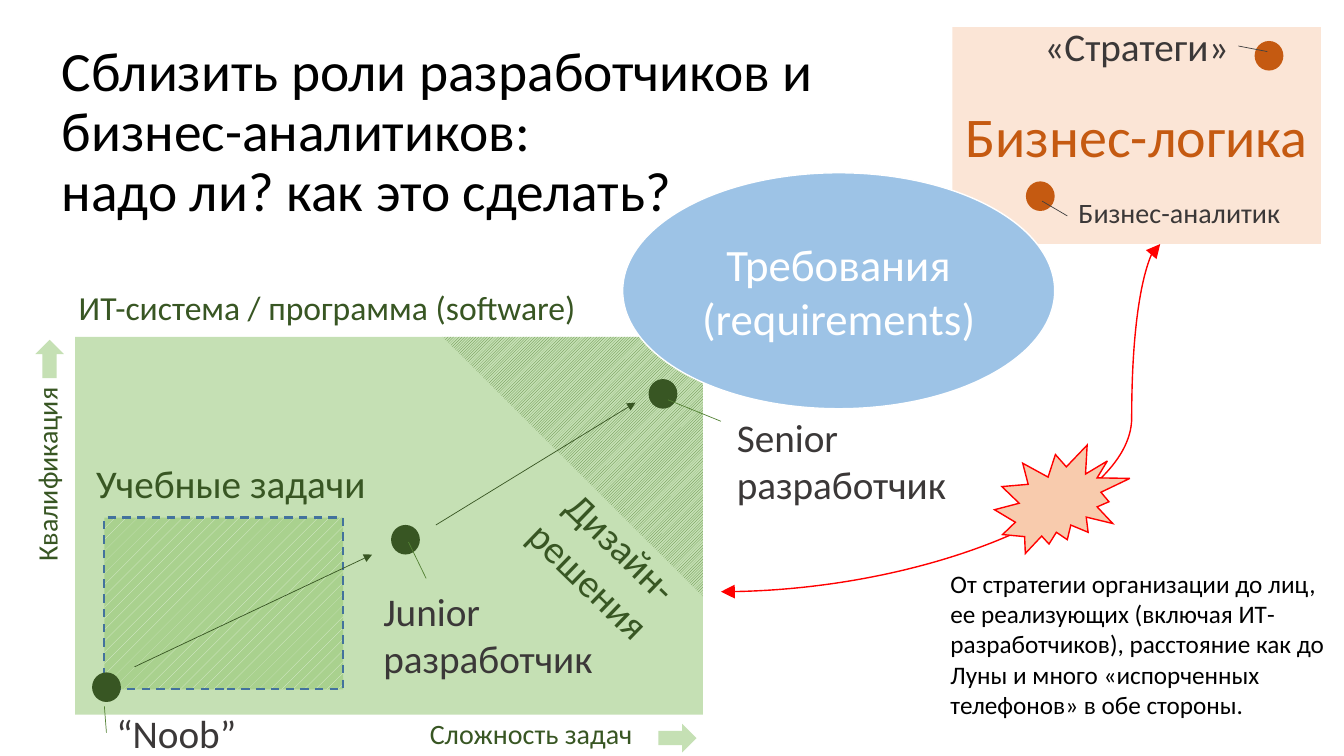
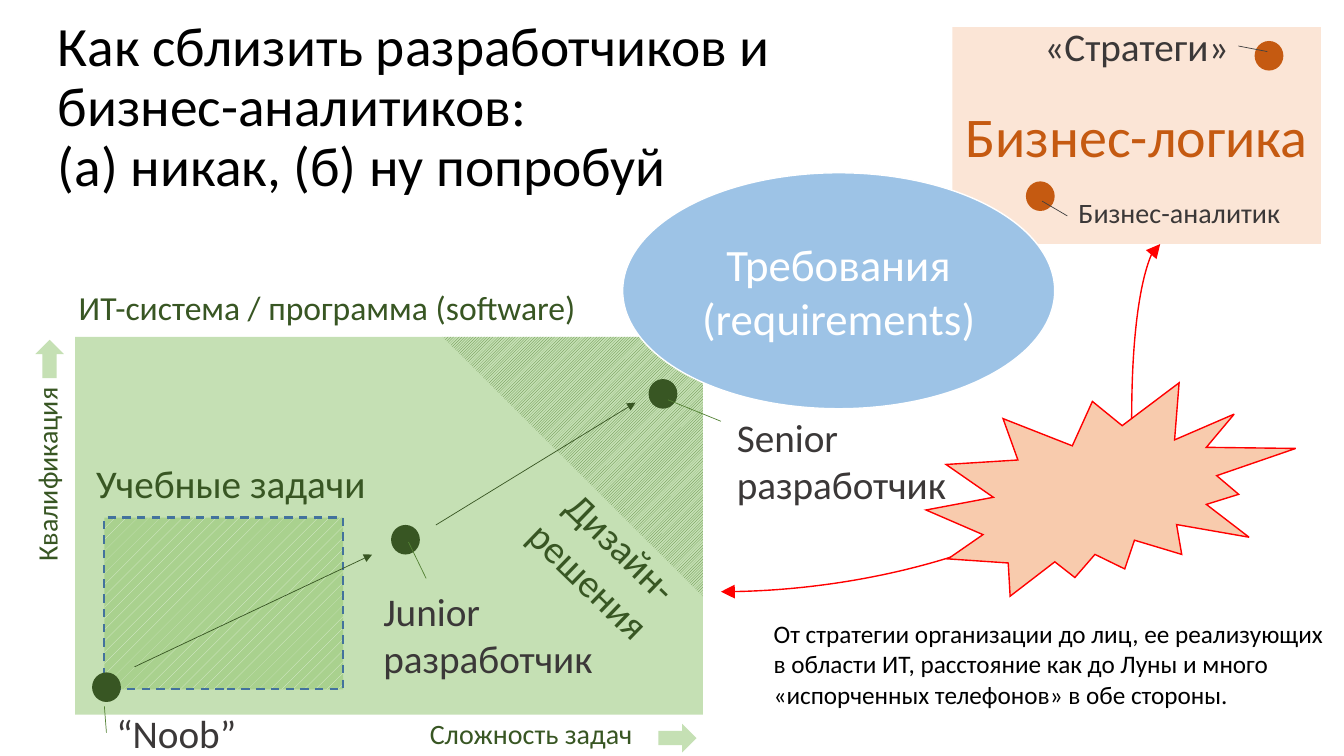
Before and after one commit to epogrebnyak/superhero, a slide deck: slide 1 of superhero.pptx (slide 2 before the commit). Drawn at 1344x756 pixels with LibreOffice and Linux fonts; fonts in the diff are those of the drawing. Boxes give left, top, right and bottom in pixels: in the first picture for what was removed or moved away, otherwise in the second. Text is boxed around its words. In the diff, an @@ line names an element or a change of style, - is before the commit and + after.

```diff
--- a/superhero.pptx
+++ b/superhero.pptx
@@ title at (58, 28, 770, 195): text changed @@
-Сблизить роли разработчиков и бизнес-аналитиков:
-надо ли? как это сделать?
+Как сблизить разработчиков и бизнес-аналитиков:
+(а) никак, (б) ну попробуй
@@ irregular seal: place and size @@
-irregular seal at (995, 446, 1130, 555)
+irregular seal at (927, 383, 1297, 597)
@@ text at (774, 626, 1323, 708): text changed @@
-От стратегии организации до лиц, ее реализующих (включая ИТ-разработчиков), расстояние как до Луны и много «испорченных телефонов» в обе стороны.
+От стратегии организации до лиц, ее реализующих в области ИТ, расстояние как до Луны и много «испорченных телефонов» в обе стороны.
```
Also in this commit, not shown: 1 slide removed, 2 other files.
